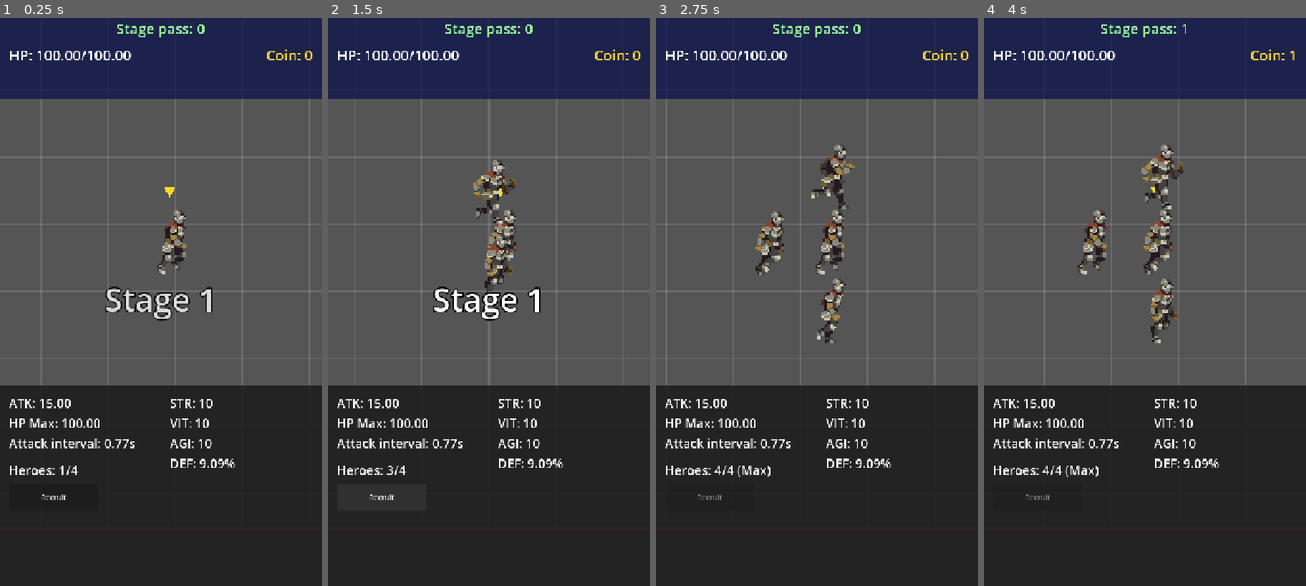
Above: before the commit, frames 1-4 (left to right).
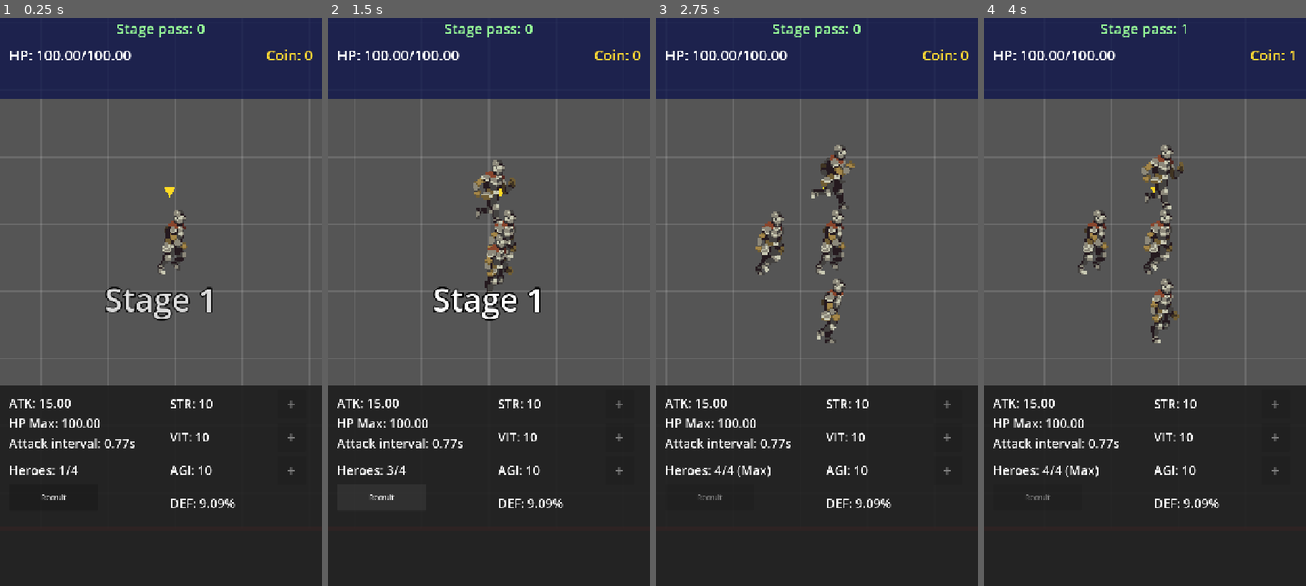
Above: after the commit, the same moments.

Repository: kernwaratjearadisak-bit/AI-GAME
Game: Godot game, scene res://Main.tscn
The game is run twice, just before and just after one commit, with the same random seed, the same clock (stepped at 60 frames per second) and the same inputs.
Inputs (mouse positions are in pixels of both pictures, inside the frame that each line leads up to):
- Up to frame 1 (0.25 s): no input
- Up to frame 2 (1.5 s): click "Recruit" at 0.5 s; click "Recruit" at 1.25 s
- Up to frame 3 (2.75 s): click "Recruit" at 2 s
- Up to frame 4 (4 s): tap Enter at 2.75 s; move the mouse to (1215, 273) at 2.77 s; tap B at 2.85, 3.6 s; click (1215, 273) at 2.92 s; move the mouse to (1080, 330) at 3.52 s; click (1080, 330) at 3.67 s

The runs differ from the first frame. In frame 1, 0.7% of the frame differs, in the area x 52-92%, y 67-87%; in frame 2, 0.7%; in frame 3, 0.7%; in frame 4, 0.7%.

Commit message:
Add coin stat upgrades, randomized damage, and floating damage numbers
- Hero.try_upgrade_stat(): spend 5 coins for +1 STR/VIT/AGI; AGI goes
  through its setter so attack_interval is recomputed from the base
- HeroStatusPanel: 64x64 STR/VIT/AGI "+" buttons (disabled when coins
  are short, no keyboard focus); right column re-spaced to fit
- CombatStats.roll_damage(): +/-20% roll on every hit after STR, before
  the target's VIT reduction; UI ATK still shows the unrolled value
- DamageNumber scene floats the post-VIT damage above the victim's
  collision top (blue on Enemy/Boss, red on Hero) for 1.5s
- Numbers live under a new Main/Effects node, cleared by reset_stage()

Co-Authored-By: Claude Opus 5.5 <noreply@anthropic.com>

Diff:
--- a/CombatStats.gd
+++ b/CombatStats.gd
@@ -10,10 +10,17 @@
 # AGI: ความเร็วโจมตีเพิ่ม 3% ต่อแต้ม แต่ interval ไม่ต่ำกว่า MIN_ATTACK_INTERVAL
 const AGI_SPEED_PER_POINT := 0.03
 const MIN_ATTACK_INTERVAL := 0.25
+# damage ที่ส่งออกสุ่ม ±20% ทุกครั้งที่ตี
+const DAMAGE_VARIANCE := 0.2
 
 
 static func get_damage_output(attack_damage: float, strength: float) -> float:
 	return snappedf(attack_damage * (1.0 + strength * STR_DAMAGE_PER_POINT), 0.01)
+
+
+# เรียกหลัง get_damage_output ทุกครั้งที่ตี (สุ่มใหม่ทุกครั้ง) — UI แสดงค่ากลางจาก get_damage_output ตรงๆ
+static func roll_damage(base_output: float) -> float:
+	return snappedf(base_output * randf_range(1.0 - DAMAGE_VARIANCE, 1.0 + DAMAGE_VARIANCE), 0.01)
 
 
 static func get_damage_reduction(vitality: float) -> float:
--- /dev/null
+++ b/DamageNumber.gd
@@ -0,0 +1,20 @@
+extends Node2D
+
+# ตัวเลข damage ลอยขึ้นแล้วจางหาย — Effects.gd เป็นคนสร้าง/วางตำแหน่ง
+const RISE_DISTANCE := 80.0
+const LIFETIME := 1.5
+# เริ่ม fade ที่วินาทีนี้ จางจนหายตอนครบ LIFETIME
+const FADE_START := 0.9
+
+@onready var label: Label = $Label
+
+
+# เรียกหลัง add_child และตั้ง global_position แล้ว (tween ลอยขึ้นจากตำแหน่งปัจจุบัน)
+func setup(amount: float, color: Color) -> void:
+	label.text = "%.2f" % amount
+	label.add_theme_color_override("font_color", color)
+
+	var tween := create_tween().set_parallel()
+	tween.tween_property(self, "position:y", position.y - RISE_DISTANCE, LIFETIME).set_ease(Tween.EASE_OUT).set_trans(Tween.TRANS_QUAD)
+	tween.tween_property(self, "modulate:a", 0.0, LIFETIME - FADE_START).set_delay(FADE_START)
+	tween.chain().tween_callback(queue_free)
--- /dev/null
+++ b/DamageNumber.tscn
@@ -0,0 +1,21 @@
+[gd_scene load_steps=2 format=3]
+
+[ext_resource type="Script" path="res://DamageNumber.gd" id="1"]
+
+[node name="DamageNumber" type="Node2D"]
+z_index = 10
+script = ExtResource("1")
+
+[node name="Label" type="Label" parent="."]
+offset_left = -100.0
+offset_top = -28.0
+offset_right = 100.0
+offset_bottom = 28.0
+mouse_filter = 2
+theme_override_colors/font_color = Color(1, 1, 1, 1)
+theme_override_colors/font_outline_color = Color(0, 0, 0, 1)
+theme_override_constants/outline_size = 8
+theme_override_font_sizes/font_size = 40
+horizontal_alignment = 1
+vertical_alignment = 1
+text = "0.00"
--- /dev/null
+++ b/Effects.gd
@@ -0,0 +1,30 @@
+extends Node2D
+
+# node กลางของ effect ใน World (ตัวเลข damage ฯลฯ) — ไม่ add เข้าตัวที่โดนตี เพราะถ้าตัวนั้นตาย/ถูก free effect จะหายตาม
+# Main.reset_stage() เคลียร์ลูกทั้งหมดของ node นี้
+const DAMAGE_NUMBER_SCENE := preload("res://DamageNumber.tscn")
+# ระยะเหนือขอบบนของ collision + สุ่มเลื่อนแกน X กันตัวเลขซ้อนกันตอนโดนตีรัวๆ
+const HEAD_MARGIN := 10.0
+const RANDOM_X_OFFSET := 20.0
+
+
+func _ready() -> void:
+	add_to_group("effects")
+
+
+func spawn_damage_number(target: Node2D, amount: float, color: Color) -> void:
+	var number := DAMAGE_NUMBER_SCENE.instantiate()
+	add_child(number)
+	number.global_position = target.global_position + Vector2(
+		randf_range(-RANDOM_X_OFFSET, RANDOM_X_OFFSET),
+		-(_get_half_height(target) + HEAD_MARGIN)
+	)
+	number.setup(amount, color)
+
+
+# ครึ่งความสูงของ collision (RectangleShape2D อยู่กึ่งกลาง origin) — Boss ตัวใหญ่ ตัวเลขจึงเกิดสูงกว่าเอง
+func _get_half_height(target: Node2D) -> float:
+	var collision_shape := target.get_node_or_null("CollisionShape2D") as CollisionShape2D
+	if collision_shape and collision_shape.shape is RectangleShape2D:
+		return collision_shape.shape.size.y * 0.5 * absf(collision_shape.global_scale.y)
+	return 0.0
--- a/Enemy.gd
+++ b/Enemy.gd
@@ -8,6 +8,8 @@
 const HP_POTION_SCENE := preload("res://HPPotionPickup.tscn")
 const HP_POTION_DROP_CHANCE := 0.25
 const WORLD_SCRIPT := preload("res://World.gd")
+# สีตัวเลข damage ตอน Enemy/Boss โดน Hero ตี
+const DAMAGE_NUMBER_COLOR := Color(0.3, 0.6, 1.0)
 # อ้างอิงค่าเดียวกับ Hero เพื่อให้ปรับพร้อมกัน — ใช้เป็นรัศมีของ DetectArea
 const ENEMY_DETECT_RANGE: float = preload("res://Hero.gd").HERO_DETECT_RANGE
 # ใช้ offset / threshold ชุดเดียวกับ Hero
@@ -116,7 +118,8 @@
 	if attack_timer >= attack_interval:
 		attack_timer = 0.0
 		sprite.play("attack", CombatStats.get_attack_anim_speed(sprite, attack_interval))
-		target_hero.take_damage(CombatStats.get_damage_output(attack_damage, strength))
+		# STR → สุ่ม ±20% → (ฝั่งที่โดนตี) หัก VIT ใน take_damage
+		target_hero.take_damage(CombatStats.roll_damage(CombatStats.get_damage_output(attack_damage, strength)))
 
 
 func _update_attack_interval() -> void:
@@ -137,7 +140,9 @@
 func take_damage(amount: float) -> void:
 	if hp <= 0:
 		return
-	hp = snappedf(hp - CombatStats.get_damage_received(amount, vitality), 0.01)
+	var received := CombatStats.get_damage_received(amount, vitality)
+	hp = snappedf(hp - received, 0.01)
+	_spawn_damage_number(received)
 	_flash_hit()
 	if hp <= 0:
 		_spawn_coin()
@@ -182,6 +187,12 @@
 	sprite.offset = Vector2(-SPRITE_OFFSET.x if left else SPRITE_OFFSET.x, SPRITE_OFFSET.y)
 
 
+func _spawn_damage_number(amount: float) -> void:
+	var effects := get_tree().get_first_node_in_group("effects")
+	if effects:
+		effects.spawn_damage_number(self, amount, DAMAGE_NUMBER_COLOR)
+
+
 func _flash_hit() -> void:
 	sprite.modulate = Color(3, 3, 3)
 	var tween := create_tween()
--- a/Hero.gd
+++ b/Hero.gd
@@ -13,6 +13,8 @@
 # รัศมีของ SightArea (เดิม 200 ใน Hero.tscn) — ขยาย 2 เท่าเพราะ World แนวตั้งแคบลง
 const HERO_DETECT_RANGE := 400.0
 const WORLD_SCRIPT := preload("res://World.gd")
+# สีตัวเลข damage ตอน Hero โดนตี
+const DAMAGE_NUMBER_COLOR := Color(1.0, 0.25, 0.25)
 # Hero ไม่ได้ชนกันด้วย collision (layer "heroes" ไม่อยู่ใน mask ของตัวเอง ตัว 76x148 จะดันกันจนเข้า formation ไม่ได้)
 # จึงใช้แรงผลักแบบนุ่มแทน: ใกล้กันกว่า HERO_SEPARATION_DISTANCE จะถูกดันออกทั้งแกน X/Y แรงขึ้นตามระยะที่ซ้อนกัน
 const HERO_SEPARATION_DISTANCE := 90.0
@@ -35,6 +37,8 @@
 # hysteresis ของ run/idle: เร็วกว่า RUN เปลี่ยนเป็น run, ช้ากว่า IDLE กลับเป็น idle กันสลับรัวๆ
 const ANIM_RUN_SPEED := 20.0
 const ANIM_IDLE_SPEED := 8.0
+# ราคาอัป STR / VIT / AGI +1 (ใช้ coin ของ Hero ตัวนั้นเอง)
+const STAT_UPGRADE_COST := 5
 
 # ประเภทการเดินในเฟรมนี้ — ใช้ตัดสินว่าจะใส่ separation ไหม และจะหันหน้าตามอะไร
 enum MoveMode { NONE, CHASE, FORMATION, RETURN }
@@ -281,7 +285,8 @@
 	if not is_instance_valid(target):
 		return
 	animated_sprite.play("attack", CombatStats.get_attack_anim_speed(animated_sprite, attack_interval))
-	target.take_damage(CombatStats.get_damage_output(attack_damage, strength))
+	# STR → สุ่ม ±20% → (ฝั่งที่โดนตี) หัก VIT ใน take_damage
+	target.take_damage(CombatStats.roll_damage(CombatStats.get_damage_output(attack_damage, strength)))
 	if target.hp > 0 and randf() < HERO_KNOCKBACK_CHANCE:
 		var direction := global_position.direction_to(target.global_position)
 		if direction == Vector2.ZERO:
@@ -292,12 +297,32 @@
 func take_damage(amount: float) -> void:
 	if hp <= 0:
 		return
-	hp = snappedf(hp - CombatStats.get_damage_received(amount, vitality), 0.01)
+	var received := CombatStats.get_damage_received(amount, vitality)
+	hp = snappedf(hp - received, 0.01)
+	_spawn_damage_number(received)
 	_flash_hit()
 	if hp <= 0:
 		_die()
 	elif not _is_playing_action("attack"):
 		animated_sprite.play("hit")
+
+
+# เรียกจากปุ่ม + ใน HeroStatusPanel — coin ไม่พอหรือชื่อ stat ไม่ถูกต้อง = ไม่เปลี่ยนอะไรเลย
+func try_upgrade_stat(stat_name: StringName) -> bool:
+	if coin_count < STAT_UPGRADE_COST:
+		return false
+	match stat_name:
+		&"strength":
+			strength += 1
+		&"vitality":
+			vitality += 1
+		&"agility":
+			# setter ของ agility คำนวณ attack_interval ใหม่จาก base_attack_interval ให้ทันที
+			agility += 1
+		_:
+			return false
+	coin_count -= STAT_UPGRADE_COST
+	return true
 
 
 func _update_attack_interval() -> void:
@@ -382,6 +407,12 @@
 	coin_count += amount
 
 
+func _spawn_damage_number(amount: float) -> void:
+	var effects := get_tree().get_first_node_in_group("effects")
+	if effects:
+		effects.spawn_damage_number(self, amount, DAMAGE_NUMBER_COLOR)
+
+
 func _flash_hit() -> void:
 	animated_sprite.modulate = Color(3, 3, 3)
 	var tween := create_tween()
--- a/HeroStatusPanel.gd
+++ b/HeroStatusPanel.gd
@@ -1,6 +1,7 @@
 extends ColorRect
 
 const MAX_HEROES := 4
+const STAT_UPGRADE_COST: int = preload("res://Hero.gd").STAT_UPGRADE_COST
 
 @onready var atk_label: Label = $ATKLabel
 @onready var hp_max_label: Label = $HPMaxLabel
@@ -10,11 +11,17 @@
 @onready var vit_label: Label = $VITLabel
 @onready var agi_label: Label = $AGILabel
 @onready var def_label: Label = $DEFLabel
+@onready var str_plus_button: Button = $STRPlusButton
+@onready var vit_plus_button: Button = $VITPlusButton
+@onready var agi_plus_button: Button = $AGIPlusButton
 @onready var recruit_button: Button = $RecruitButton
 
 
 func _ready() -> void:
 	recruit_button.pressed.connect(_on_recruit_pressed)
+	str_plus_button.pressed.connect(_on_stat_plus_pressed.bind(&"strength"))
+	vit_plus_button.pressed.connect(_on_stat_plus_pressed.bind(&"vitality"))
+	agi_plus_button.pressed.connect(_on_stat_plus_pressed.bind(&"agility"))
 
 
 func _process(_delta: float) -> void:
@@ -28,6 +35,12 @@
 		str_label.text = "STR: %d" % leader.strength
 		vit_label.text = "VIT: %d" % leader.vitality
 		agi_label.text = "AGI: %d" % leader.agility
+
+	# ไม่มี leader หรือ coin ไม่พอ = กดไม่ได้
+	var can_upgrade: bool = leader != null and leader.coin_count >= STAT_UPGRADE_COST
+	str_plus_button.disabled = not can_upgrade
+	vit_plus_button.disabled = not can_upgrade
+	agi_plus_button.disabled = not can_upgrade
 
 	var hero_count := get_tree().get_nodes_in_group("heroes").size()
 	if hero_count >= MAX_HEROES:
@@ -43,4 +56,10 @@
 	if hero_party:
 		hero_party.recruit_hero()
 
+# อัป stat ของ Hero ที่ถูกเลือก ด้วย coin ของตัวนั้น — logic อยู่ใน Hero.try_upgrade_stat()
+func _on_stat_plus_pressed(stat_name: StringName) -> void:
+	var leader := get_tree().get_first_node_in_group("party_leader")
+	if leader:
+		leader.try_upgrade_stat(stat_name)
+
 # TODO: upgrade buttons จะมาทีหลัง
--- a/Main.gd
+++ b/Main.gd
@@ -37,6 +37,7 @@
 
 @onready var enemy_container: Node2D = $Enemies
 @onready var camera: Camera2D = $Camera2D
+@onready var effects: Node2D = $Effects
 @onready var stage_title_label: Label = $UI/StageTitleLabel
 
 
@@ -103,6 +104,9 @@
 	for child in enemy_container.get_children():
 		child.queue_free()
 	boss = null
+	# ตัวเลข damage ที่ยังลอยค้างอยู่
+	for child in effects.get_children():
+		child.queue_free()
 
 	# ย้าย Hero กลับจุดเริ่มก่อน เพราะการสุ่ม spawn point ใช้ตำแหน่ง leader กัน HERO_SAFE_RADIUS
 	var party := get_tree().get_first_node_in_group("hero_party")
--- a/Main.tscn
+++ b/Main.tscn
@@ -7,6 +7,7 @@
 [ext_resource type="Script" path="res://HeroStatusPanel.gd" id="6"]
 [ext_resource type="Script" path="res://HeroParty.gd" id="7"]
 [ext_resource type="Script" path="res://CameraFollow.gd" id="8"]
+[ext_resource type="Script" path="res://Effects.gd" id="9"]
 
 [node name="Main" type="Node2D"]
 script = ExtResource("4")
@@ -21,6 +22,9 @@
 
 [node name="HeroParty" type="Node2D" parent="."]
 script = ExtResource("7")
+
+[node name="Effects" type="Node2D" parent="."]
+script = ExtResource("9")
 
 [node name="Camera2D" type="Camera2D" parent="."]
 script = ExtResource("8")
@@ -104,32 +108,57 @@
 text = "Recruit"
 
 [node name="STRLabel" type="Label" parent="UI/HeroStatusPanel"]
-position = Vector2(380, 20)
-size = Vector2(320, 40)
+position = Vector2(380, 10)
+size = Vector2(220, 64)
+vertical_alignment = 1
 theme_override_font_sizes/font_size = 28
 theme_override_colors/font_color = Color(1, 1, 1, 1)
 text = "STR: 10"
 
 [node name="VITLabel" type="Label" parent="UI/HeroStatusPanel"]
-position = Vector2(380, 65)
-size = Vector2(320, 40)
+position = Vector2(380, 84)
+size = Vector2(220, 64)
+vertical_alignment = 1
 theme_override_font_sizes/font_size = 28
 theme_override_colors/font_color = Color(1, 1, 1, 1)
 text = "VIT: 10"
 
 [node name="AGILabel" type="Label" parent="UI/HeroStatusPanel"]
-position = Vector2(380, 110)
-size = Vector2(320, 40)
+position = Vector2(380, 158)
+size = Vector2(220, 64)
+vertical_alignment = 1
 theme_override_font_sizes/font_size = 28
 theme_override_colors/font_color = Color(1, 1, 1, 1)
 text = "AGI: 10"
 
 [node name="DEFLabel" type="Label" parent="UI/HeroStatusPanel"]
-position = Vector2(380, 155)
-size = Vector2(320, 40)
+position = Vector2(380, 232)
+size = Vector2(220, 64)
+vertical_alignment = 1
 theme_override_font_sizes/font_size = 28
 theme_override_colors/font_color = Color(1, 1, 1, 1)
 text = "DEF: 9.09%"
+
+[node name="STRPlusButton" type="Button" parent="UI/HeroStatusPanel"]
+focus_mode = 0
+position = Vector2(620, 10)
+size = Vector2(64, 64)
+theme_override_font_sizes/font_size = 36
+text = "+"
+
+[node name="VITPlusButton" type="Button" parent="UI/HeroStatusPanel"]
+focus_mode = 0
+position = Vector2(620, 84)
+size = Vector2(64, 64)
+theme_override_font_sizes/font_size = 36
+text = "+"
+
+[node name="AGIPlusButton" type="Button" parent="UI/HeroStatusPanel"]
+focus_mode = 0
+position = Vector2(620, 158)
+size = Vector2(64, 64)
+theme_override_font_sizes/font_size = 36
+text = "+"
 
 [node name="StageTitleLabel" type="Label" parent="UI"]
 visible = false
Not shown, added: DamageNumber.gd.uid
Not shown, added: Effects.gd.uid
Not shown: 1 places in Main.tscn that only renumber resources
